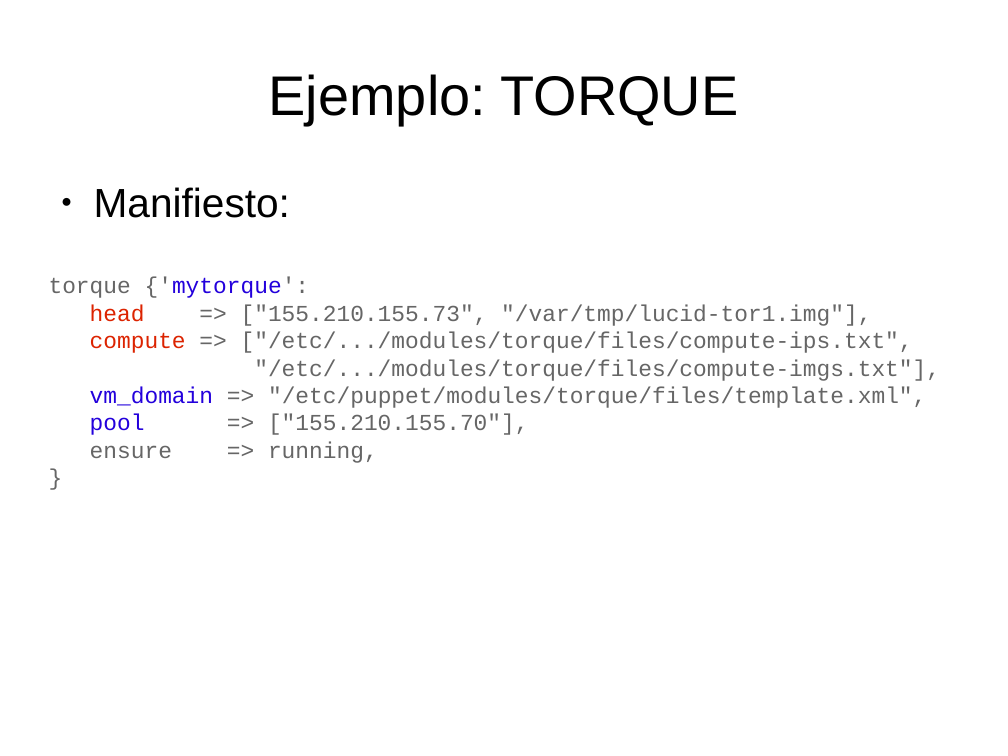
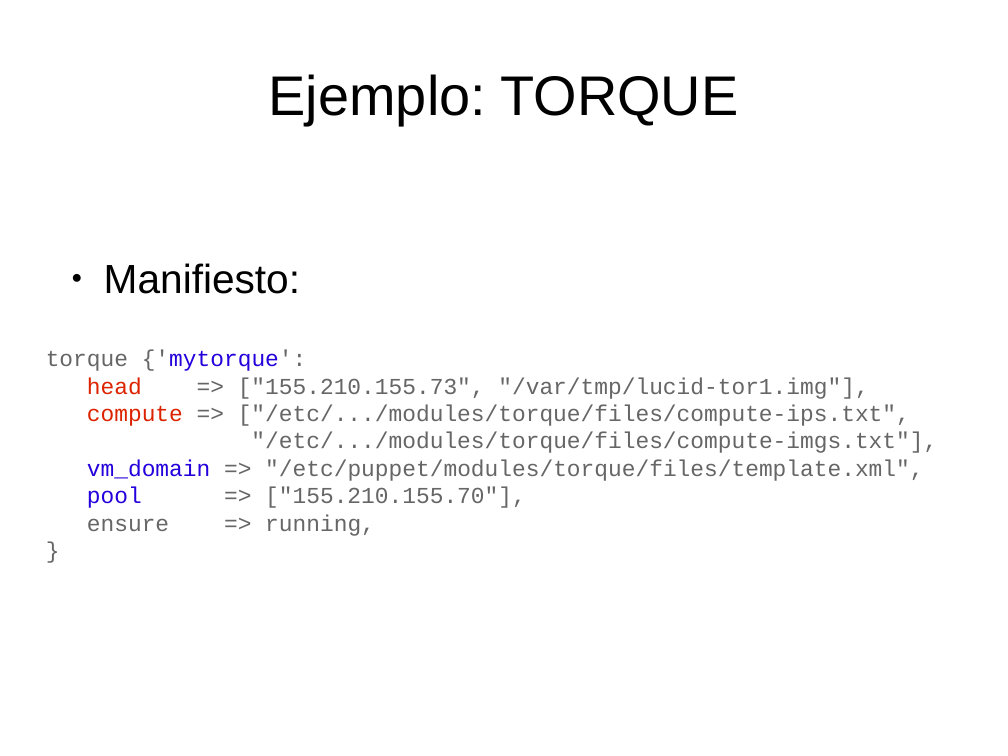
Before and after one commit to dcere/pfc, a slide deck: slide 15 of adm/presentacion/presentacion.odp (slide 18 before the commit). Drawn at 1008x756 pixels with LibreOffice and Linux fonts; fonts in the diff are those of the drawing. Boxes give left, top, right and bottom in pixels: in the first picture for what was removed or moved away, otherwise in the second. Text is boxed around its words. In the diff, an @@ line names an element or a change of style, - is before the commit and + after.

```diff
--- a/adm/presentacion/presentacion.odp
+++ b/adm/presentacion/presentacion.odp
@@ text "Manifiesto:": place and size @@
-text "Manifiesto:" at [94,187,290,218]
+text "Manifiesto:" at [104,263,300,294]
@@ text "torque {'mytorque':": place and size @@
-text "torque {'mytorque':" at [49,277,940,463]
+text "torque {'mytorque':" at [46,350,937,536]
```
Also in this commit, not shown: 7 other slides changed, 1 slide added, 1 slide removed, 1 other file.
